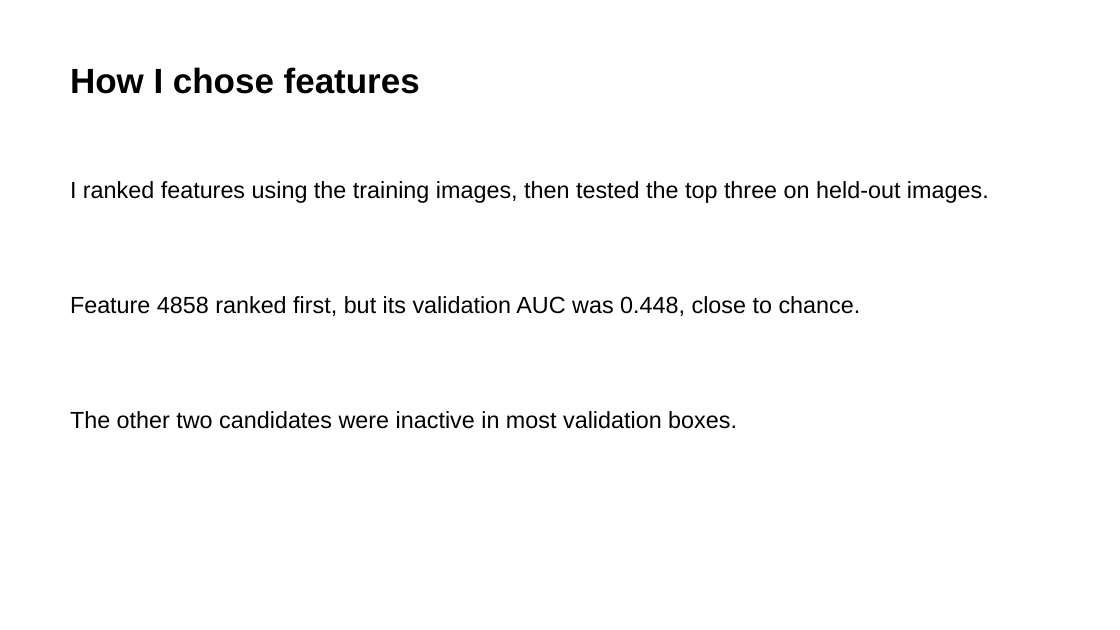
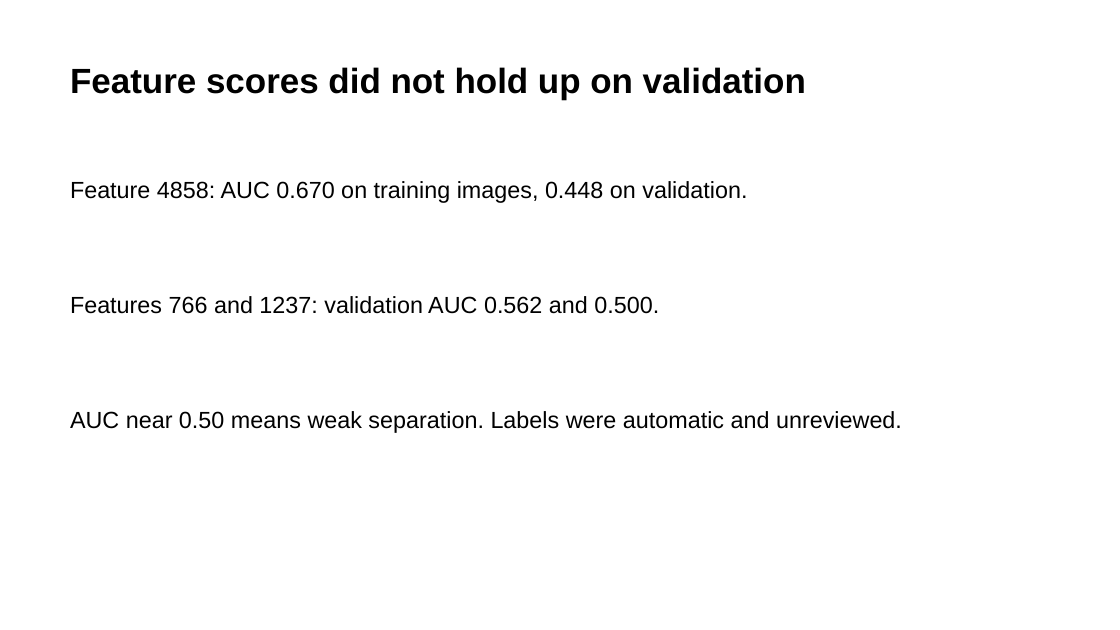
Before and after one commit to ele906/debiasing, a slide deck: slide 3 of tuning/earring_spatial_search/SAE_earring_results.pptx. Drawn at 1120x630 pixels with LibreOffice and Linux fonts; fonts in the diff are those of the drawing. Boxes give left, top, right and bottom in pixels: in the first picture for what was removed or moved away, otherwise in the second. Text is boxed around its words. In the diff, an @@ line names an element or a change of style, - is before the commit and + after.

```diff
--- a/tuning/earring_spatial_search/SAE_earring_results.pptx
+++ b/tuning/earring_spatial_search/SAE_earring_results.pptx
@@ text at box(70, 67, 806, 100): text changed @@
-How I chose features
+Feature scores did not hold up on validation
@@ text at box(70, 181, 747, 203): text changed @@
-I ranked features using the training images, then tested the top three on held-out images.
+Feature 4858: AUC 0.670 on training images, 0.448 on validation.
@@ text at box(70, 296, 659, 314): text changed @@
-Feature 4858 ranked first, but its validation AUC was 0.448, close to chance.
+Features 766 and 1237: validation AUC 0.562 and 0.500.
@@ text at box(70, 411, 902, 433): text changed @@
-The other two candidates were inactive in most validation boxes.
+AUC near 0.50 means weak separation. Labels were automatic and unreviewed.
```
Also in this commit, not shown: 1 other slide changed, 1 other file.
